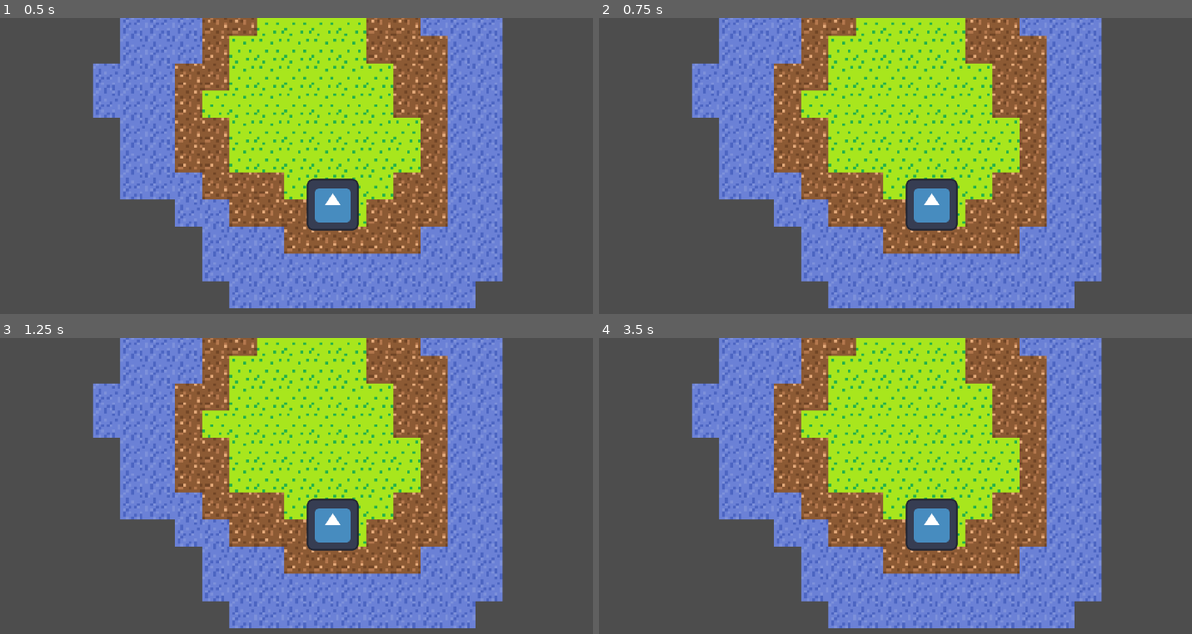
Above: before the commit, frames 1-4 (two rows, left to right).
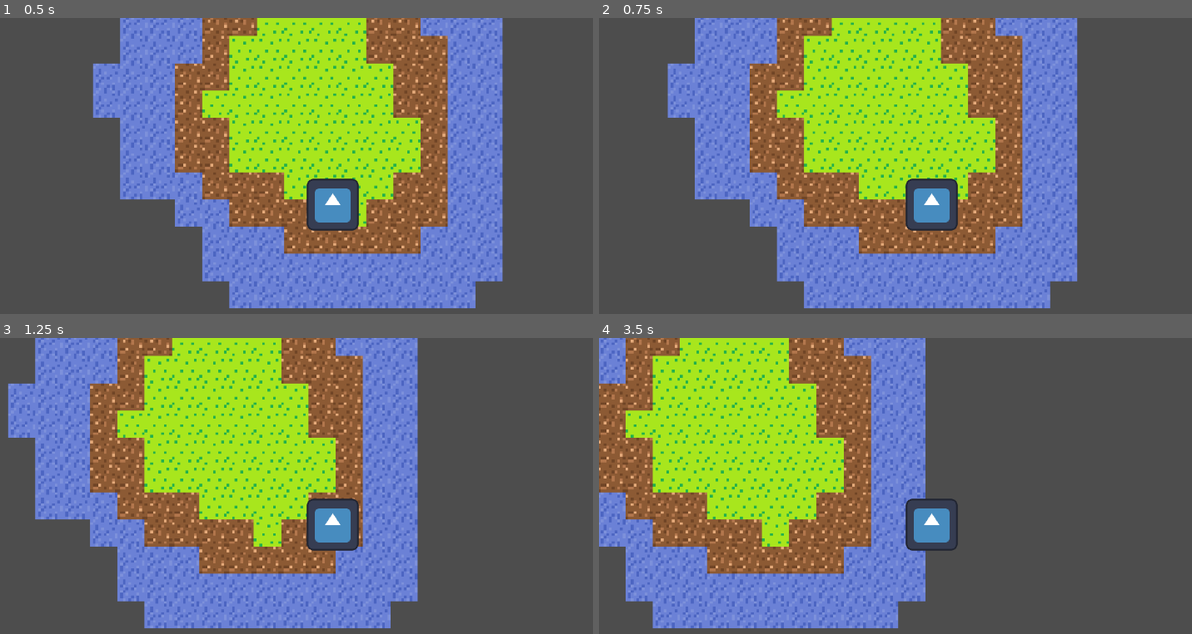
Above: after the commit, the same moments.

Repository: Sogrief/fable-lands
Game: Godot game, scene res://scenes/level/main.tscn
Two runs of this game, one before a commit and one after it. Both use one fixed random seed, a clock stepped at 60 frames per second and the inputs below. The engine's default icon, where the game draws it, is replaced by a stand-in: a white triangle on a blue panel in a dark square.
Inputs:
- Up to frame 1 (0.5 s): no input
- Up to frame 2 (0.75 s): tap Enter at 0.5 s; hold Right (ui_right) from 0.53 s (still down)
- Up to frame 3 (1.25 s): keep holding Right (ui_right)
- Up to frame 4 (3.5 s): release Right (ui_right) at 1.28 s; hold Left (ui_left) 1.28-2.03 s; hold Right (ui_right) from 2.03 s (still down)

Frame 1 is identical in both runs. In frame 2, 32% of the frame differs, in the area x 11-85%, y 0-99%; in frame 3, 60%; in frame 4, 75%, in the area x 0-85%, y 0-99%.

Commit message:
ajout d'un premier script de mouvement du personnage

Diff:
--- a/scenes/player/player.tscn
+++ b/scenes/player/player.tscn
@@ -1,11 +1,13 @@
-[gd_scene load_steps=3 format=3 uid="uid://cttgqsp3n6q5f"]
+[gd_scene load_steps=4 format=3 uid="uid://cttgqsp3n6q5f"]
 
 [ext_resource type="Texture2D" uid="uid://s441dj1w0rl" path="res://scenes/player/assets/icon.svg" id="1_iynp4"]
+[ext_resource type="Script" path="res://scenes/player/scripts/player.gd" id="1_wo7mn"]
 
 [sub_resource type="CircleShape2D" id="CircleShape2D_yt8yc"]
 radius = 52.0865
 
 [node name="player" type="CharacterBody2D"]
+script = ExtResource("1_wo7mn")
 
 [node name="sprite_2d" type="Sprite2D" parent="."]
 texture = ExtResource("1_iynp4")
--- /dev/null
+++ b/scenes/player/scripts/player.gd
@@ -0,0 +1,18 @@
+extends CharacterBody2D
+
+
+const SPEED = 300.0
+const JUMP_VELOCITY = -400.0
+
+
+func _physics_process(delta):
+
+	# Get the input direction and handle the movement/deceleration.
+	# As good practice, you should replace UI actions with custom gameplay actions.
+	var direction = Input.get_axis("ui_left", "ui_right")
+	if direction:
+		velocity.x = direction * SPEED
+	else:
+		velocity.x = move_toward(velocity.x, 0, SPEED)
+
+	move_and_slide()
